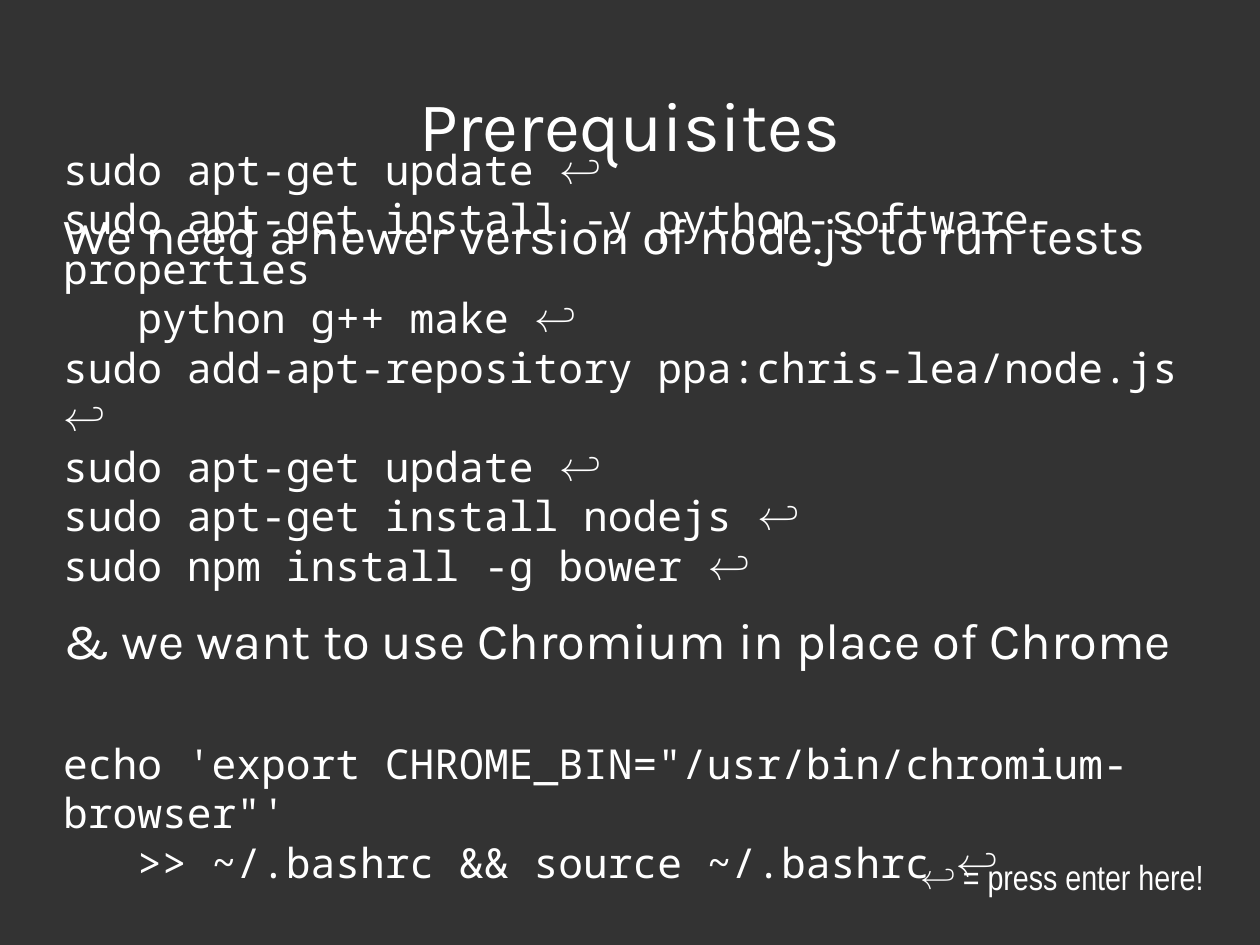
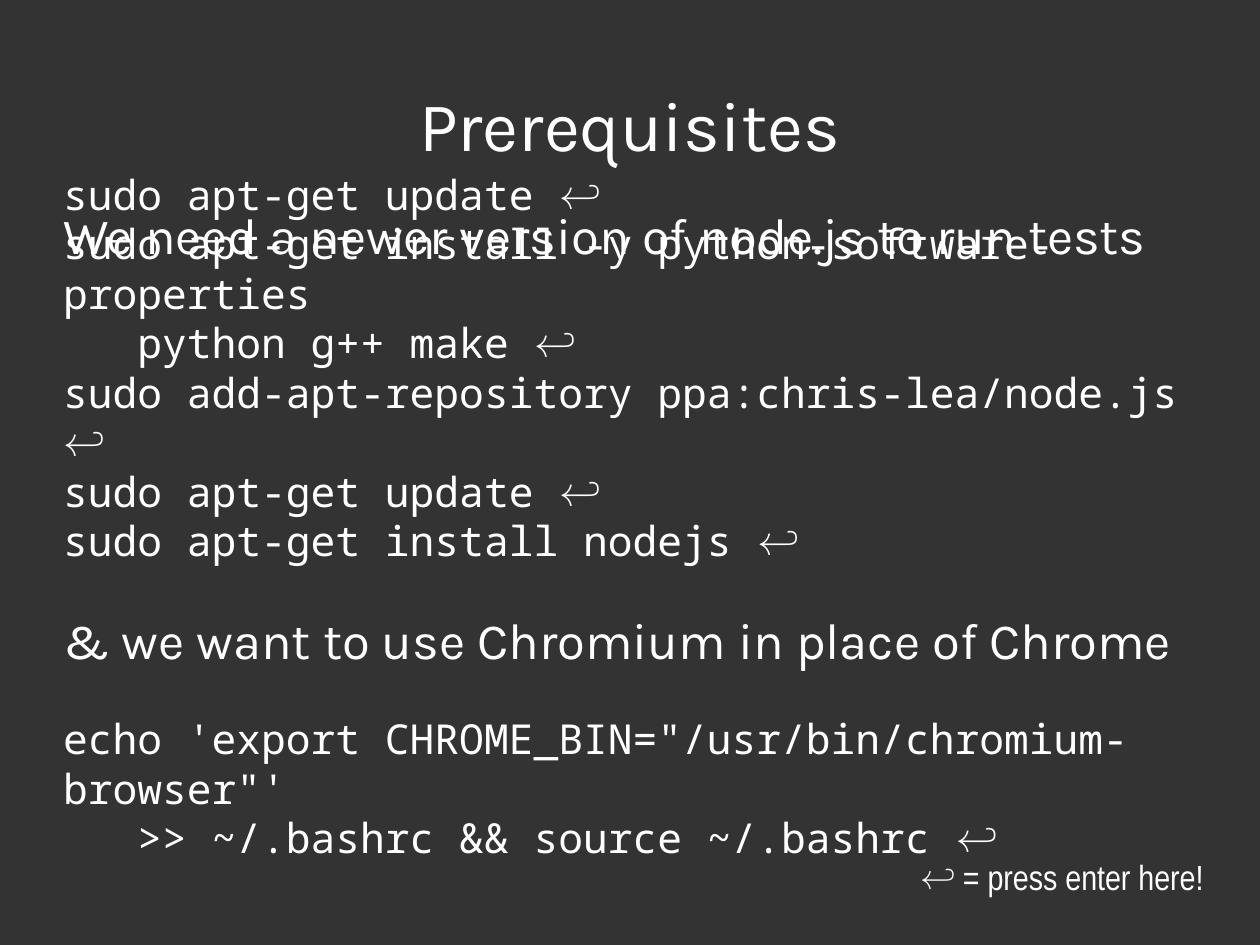
Before and after one commit to jenofdoom/intro-to-angularjs, a slide deck: slide 30 of intro-to-angularjs.odp. Drawn at 1260x945 pixels with LibreOffice and Linux fonts; fonts in the diff are those of the drawing. Boxes give left, top, right and bottom in pixels: in the first picture for what was removed or moved away, otherwise in the second. Text is boxed around its words. In the diff, an @@ line names an element or a change of style, - is before the commit and + after.

```diff
--- a/intro-to-angularjs.odp
+++ b/intro-to-angularjs.odp
@@ title at [63,178,1177,854]: text changed @@
-sudo apt-get update ↩
-sudo apt-get install -y python-software-properties
-python g++ make ↩
-sudo add-apt-repository ppa:chris-lea/node.js ↩
-sudo apt-get update ↩
-sudo apt-get install nodejs ↩
-sudo npm install -g bower ↩
-echo 'export CHROME_BIN="/usr/bin/chromium-browser"'
->> ~/.bashrc && source ~/.bashrc ↩
+sudo apt-get update ↩
+sudo apt-get install -y python-software-properties
+python g++ make ↩
+sudo add-apt-repository ppa:chris-lea/node.js ↩
+sudo apt-get update ↩
+sudo apt-get install nodejs ↩
+echo 'export CHROME_BIN="/usr/bin/chromium-browser"'
+>> ~/.bashrc && source ~/.bashrc ↩
```
Also in this commit, not shown: 1 other slide changed, 2 other files.
